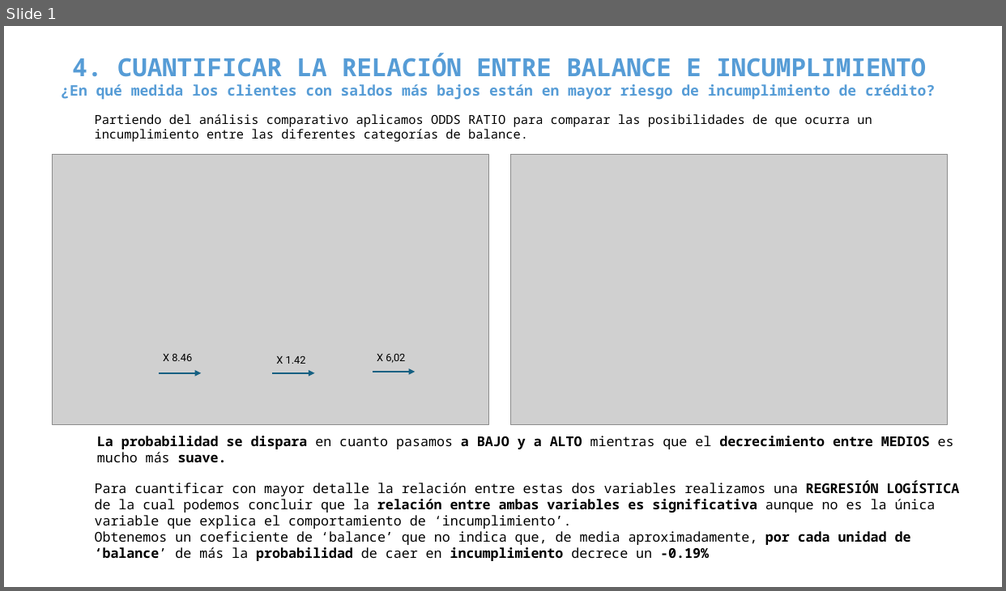
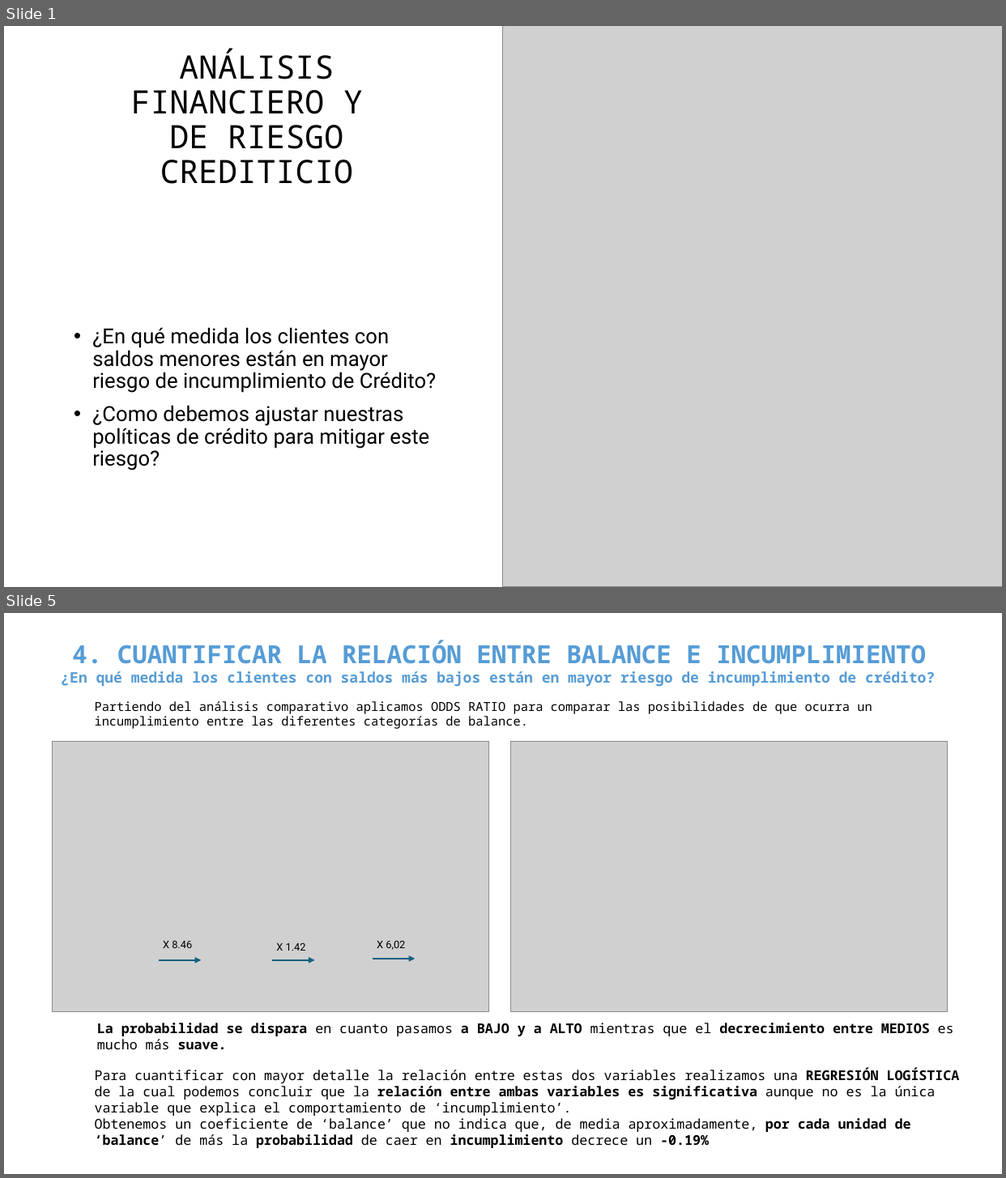
Before and after one commit to MarinaTorba/PersonalDataProrjects, a slide deck: Equip_B/results/ppt sprint1 FINANCES.pptx. Shown one above the other, each under a label of ours: slide 1 before the commit, slides 1 and 5 after it; the slides between them are not shown. The pictures are 1006x591 and 1006x1178 pixels, drawn with LibreOffice and Linux fonts; fonts in the diff are those of the drawing; grey boxes stand for pictures. Boxes give left, top, right and bottom in pixels: in the first picture for what was removed or moved away, otherwise in the second. Text is boxed around its words. In the diff, an @@ line names an element or a change of style, - is before the commit and + after.

```diff
--- a/Equip_B/results/ppt sprint1 FINANCES.pptx
+++ b/Equip_B/results/ppt sprint1 FINANCES.pptx
@@ slide 1 added at box(4, 26, 1002, 587), background #FFFFFF @@
@@ rectangle added at box(4, 26, 701, 213), fill #FFFFFF @@
@@ title added at box(131, 49, 363, 184), 31 pt, text #000000 @@
+ANÁLISIS FINANCIERO Y
+DE RIESGO CREDITICIO
@@ picture added at box(503, 26, 1002, 587) @@
@@ text added at box(92, 327, 436, 471), 20 pt, text #000000 @@
+• ¿En qué medida los clientes con saldos menores están en mayor riesgo de incumplimiento de Crédito?
+• ¿Como debemos ajustar nuestras políticas de crédito para mitigar este riesgo?
@@ what was slide 1 is now slide 5 @@
```
Also in this commit, not shown: 4 other slides added.
